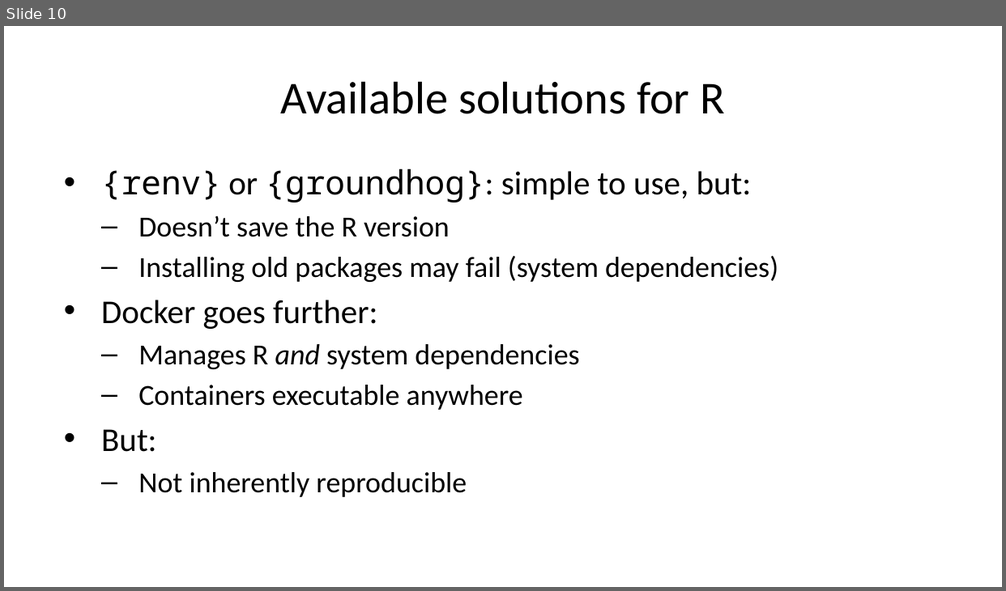
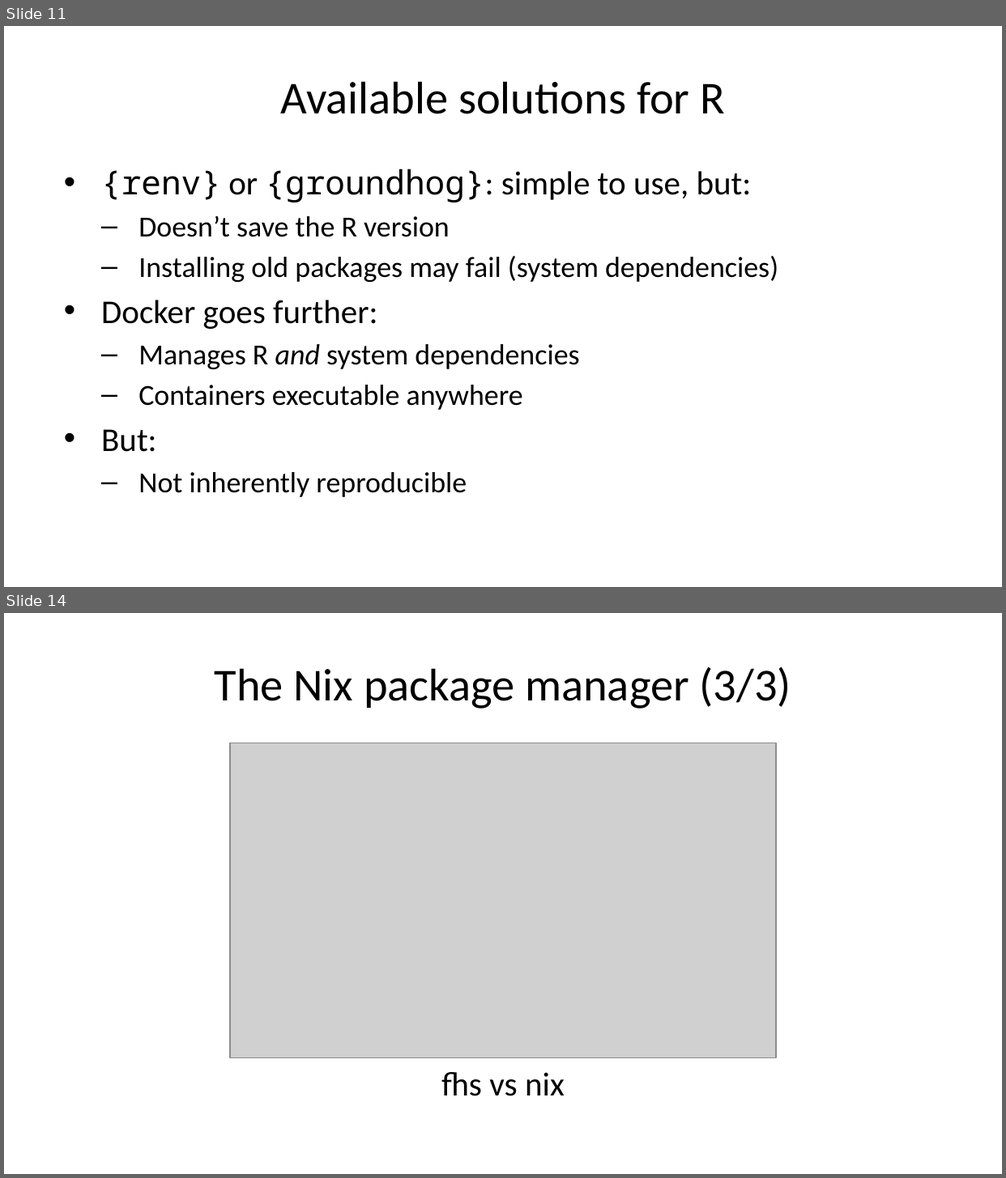
Before and after one commit to b-rodrigues/r_pharma_26, a slide deck: docs/index.pptx. Shown one above the other, each under a label of ours: slide 10 before the commit, slides 11 and 14 after it; the slides between them are not shown. The pictures are 1006x591 and 1006x1178 pixels, drawn with LibreOffice and Linux fonts; fonts in the diff are those of the drawing; grey boxes stand for pictures. Boxes give left, top, right and bottom in pixels: in the first picture for what was removed or moved away, otherwise in the second. Text is boxed around its words. In the diff, an @@ line names an element or a change of style, - is before the commit and + after.

```diff
--- a/docs/index.pptx
+++ b/docs/index.pptx
@@ slide 14 added at [4, 613, 1002, 1174], background #FFFFFF @@
@@ title added at [215, 667, 791, 709], 33 pt, text #000000 @@
+The Nix package manager (3/3)
@@ picture added at [229, 743, 775, 1058] @@
@@ text added at [441, 1072, 565, 1097], 24 pt, text #000000 @@
+fhs vs nix
@@ what was slide 10 is now slide 11 @@
```
Also in this commit, not shown: 2 slides changed, 2 other slides added, 1 slide removed, 16 other files.
